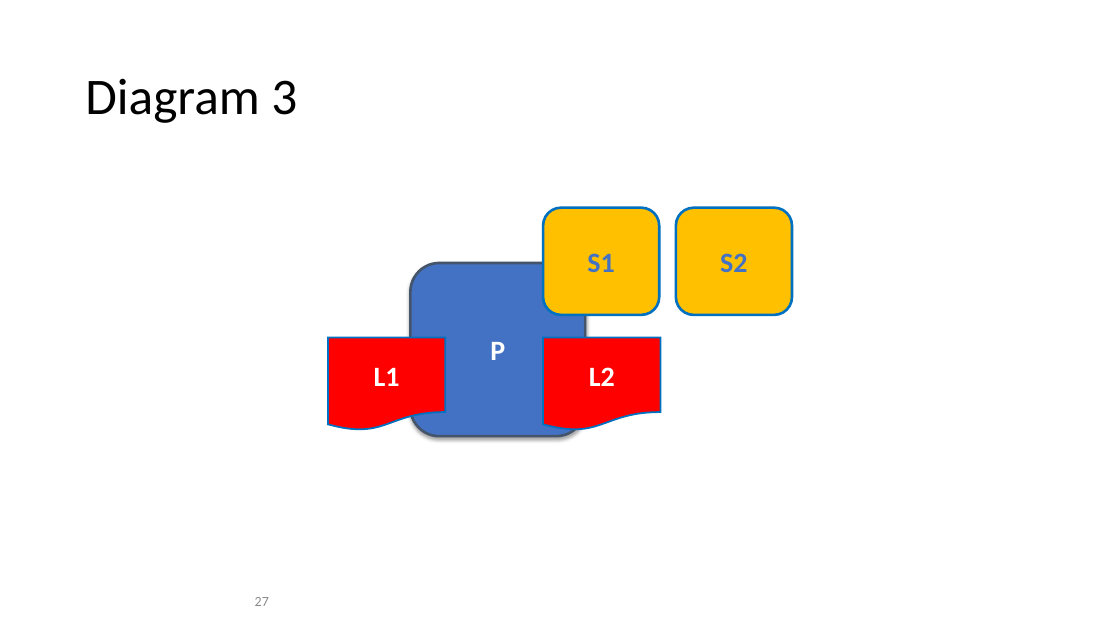
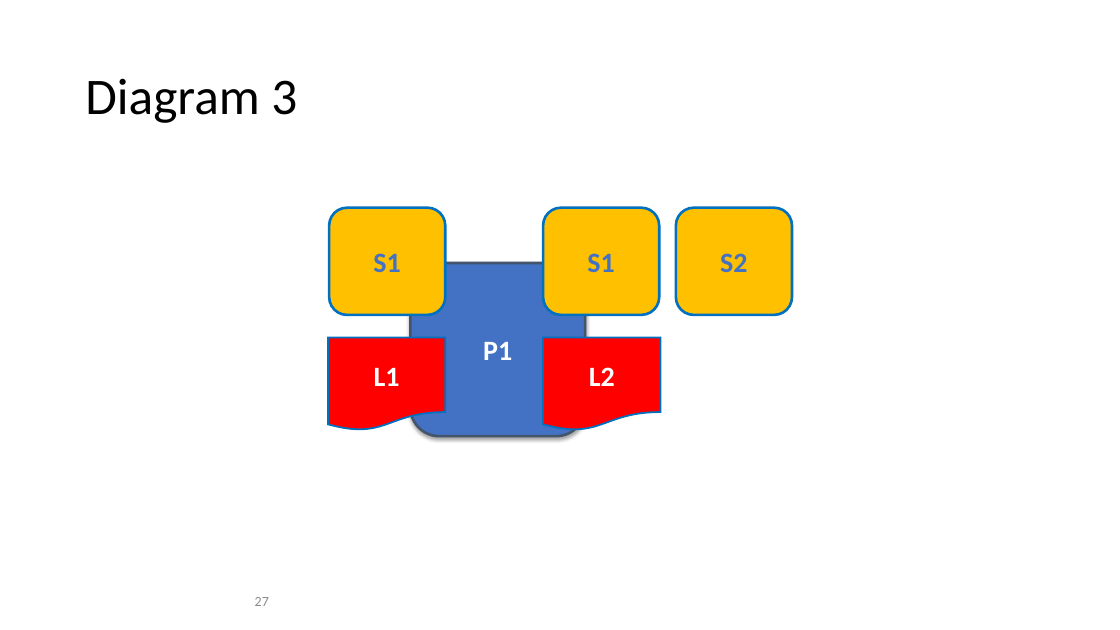
Before and after one commit to FabricTOC/FabricTOC, a slide deck: slide 27 of docs/OtherSourceMaterial/Diagrams.pptx. Drawn at 1120x630 pixels with LibreOffice and Linux fonts; fonts in the diff are those of the drawing. Boxes give left, top, right and bottom in pixels: in the first picture for what was removed or moved away, otherwise in the second. Text is boxed around its words. In the diff, an @@ line names an element or a change of style, - is before the commit and + after.

```diff
--- a/docs/OtherSourceMaterial/Diagrams.pptx
+++ b/docs/OtherSourceMaterial/Diagrams.pptx
@@ rounded rectangle added at box(329, 208, 445, 315), fill #FFC000, outline #0070C0 2.25 pt, 24 pt, text #4372C4, bold @@
+S1
@@ text in rounded rectangle at box(483, 342, 512, 360): text changed @@
-P
+P1
```
Also in this commit, not shown: 3 other slides changed, 2 slides added, 6 other files.
